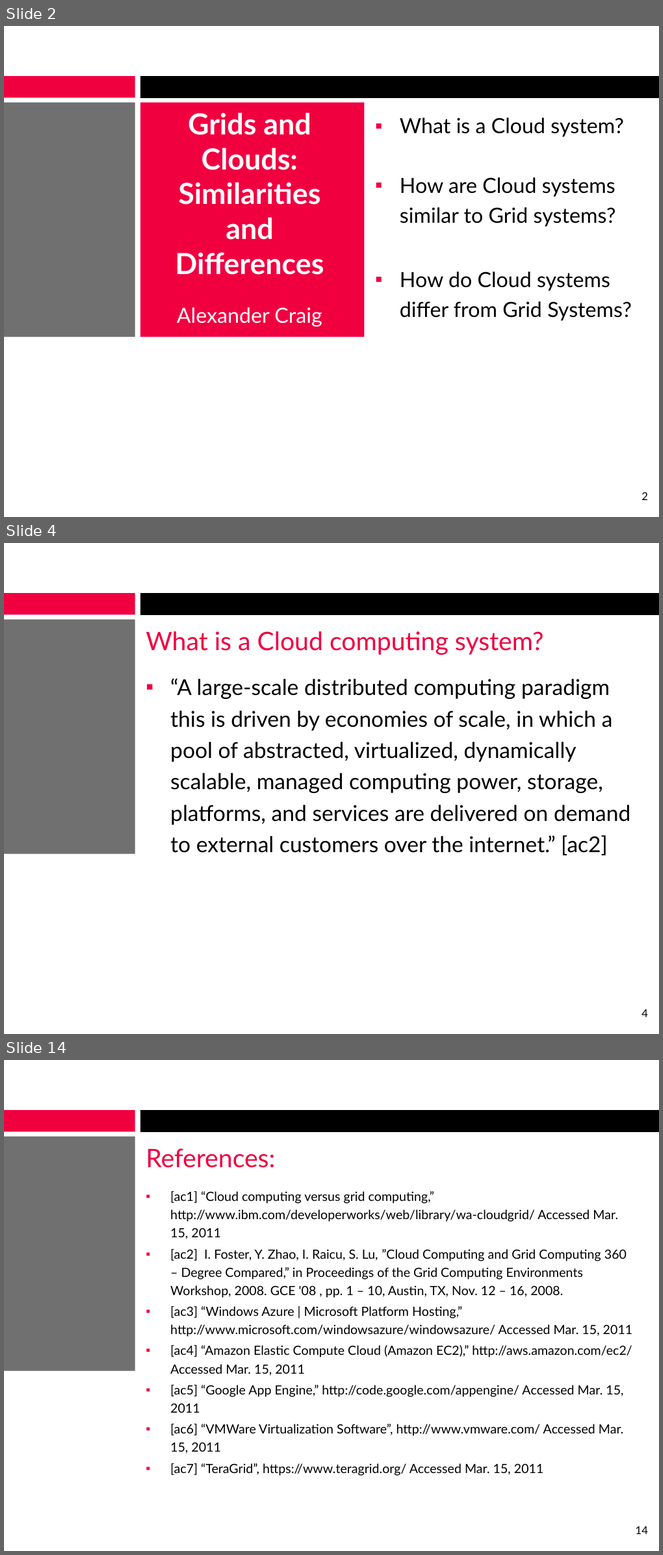
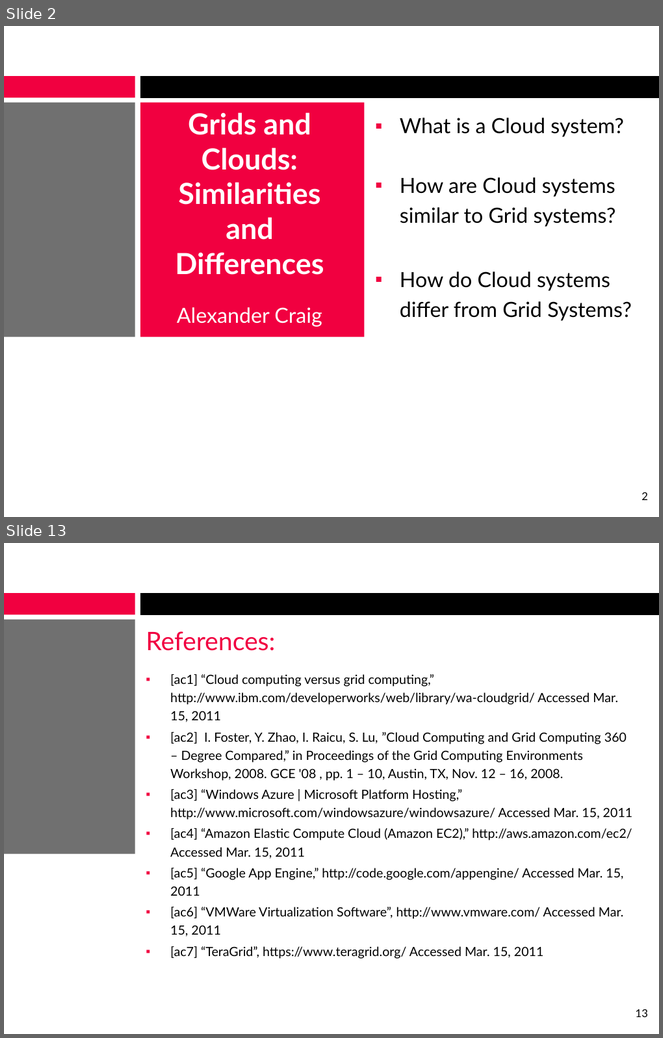
Before and after one commit to alexcraig/Sysc4806-Alarm-System, a slide deck: presentation_slides/Slides_AlexCraig.pptx. Shown one above the other, each under a label of ours: slides 2, 4 and 14 before the commit, slides 2 and 13 after it; the slides between them are not shown. The pictures are 663x1555 and 663x1038 pixels, drawn with LibreOffice and Linux fonts; fonts in the diff are those of the drawing; background and template pictures are left out. Boxes give left, top, right and bottom in pixels: in the first picture for what was removed or moved away, otherwise in the second. Text is boxed around its words. In the diff, an @@ line names an element or a change of style, - is before the commit and + after.

```diff
--- a/presentation_slides/Slides_AlexCraig.pptx
+++ b/presentation_slides/Slides_AlexCraig.pptx
@@ slide 4 removed at (x1=4, y1=543, x2=659, y2=1034), background #FFFFFF; not listed: 3 template elements that a slide beside it also shows @@
@@ title removed at (x1=146, y1=631, x2=544, y2=655) @@
-What is a Cloud computing system?
@@ text removed at (x1=170, y1=678, x2=631, y2=856) @@
-▪ “A large-scale distributed computing paradigm this is driven by economies of scale, in which a pool of abstracted, virtualized, dynamically scalable, managed computing power, storage, platforms, and services are delivered on demand to external customers over the internet.” [ac2]
@@ page number removed at (x1=642, y1=1010, x2=648, y2=1017) @@
-4
@@ what was slide 14 is now slide 13 @@
@@ page number at (x1=636, y1=1010, x2=648, y2=1017): text changed @@
-14
+13
```
Also in this commit, not shown: 10 slides changed.
